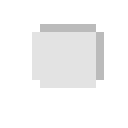
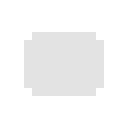
The second 128px x 128px image is a revision of the first. Changes to its layers:
painted on "Layer 1" over [left=24, top=24, right=104, bottom=96]
